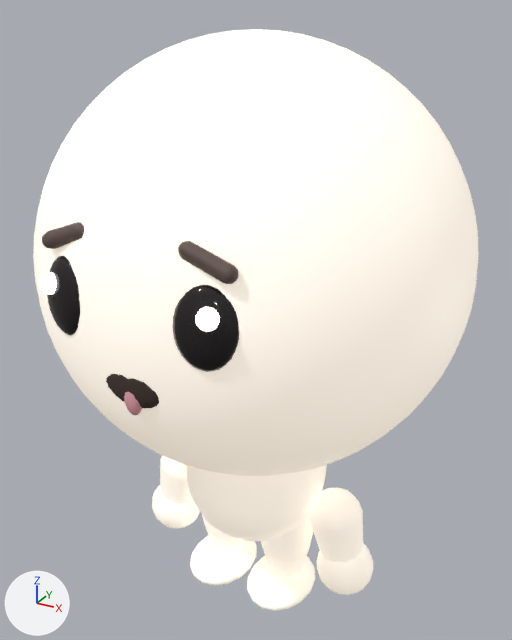
Two versions of the glTF model film-maker/project/media/meshes/sati.glb, one commit apart.
Before and after are seen from a 50 mm lens placed at (0.49, -0.892, 0.925), pointed at (-0.007, 0.013, 0.473). Every picture has the same lights, and +X, +Y and +Z are marked at lower left. The older version comes first. Where no turn or scale is listed for an object, it has been applied to the vertices. Vertices at exactly the same position are counted once.

The first picture shows 'arm_l', 'arm_r', 'body', 'brow_l', 'brow_r', 'eye_l', 'eye_r', 'foot_l', 'foot_r', 'forearm_l', 'forearm_r', 'leg_r', 'mouth_open', 'mouth_tongue', 'shine_l' and 4 more.
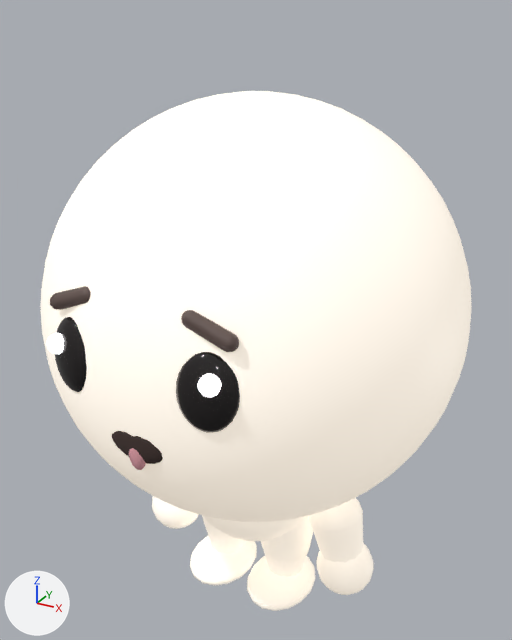
Location of each change, (x1, y1, x2, y2) in pixels of the pictures (512 x 640 px; the box of a moved part takes in the faces that stretch with it):
'body', reshaped (12% shorter)
    before: (33, 29, 478, 541)
    after: (40, 91, 471, 541)
'eye_r', moved
    before: (172, 285, 239, 372)
    after: (176, 352, 240, 433)
'eye_l', moved
    before: (47, 256, 80, 336)
    after: (55, 317, 87, 392)
'mouth_open', moved
    before: (106, 374, 159, 408)
    after: (112, 431, 163, 464)
'brow_l', moved
    before: (42, 222, 84, 249)
    after: (50, 286, 91, 310)
'shine_l', moved
    before: (39, 272, 57, 295)
    after: (47, 333, 64, 354)
'mouth_tongue', moved
    before: (124, 392, 142, 415)
    after: (129, 448, 146, 470)
part 1 of me_body, moved or reshaped
    before: (33, 29, 478, 476)
    after: (40, 91, 471, 522)

Edits to the bpy script that builds the scene:
```text
Change me_body:
    used by ob_body; location = (0.0, 0.0, 0.0)
    remove me_body.from_pydata(...)  # 1965 vertices, 3776 faces; spans x -0.32..0.32, y -0.32..0.32, z 0.08..0.9
    add me_body.from_pydata(...)  # 1965 vertices, 3776 faces; spans x -0.32..0.32, y -0.32..0.32, z 0.08..0.82
    me_body part 1: the loose piece of 1521 vertices spanning x -0.32..0.32, y -0.32..0.32, z 0.26..0.9 is moved by (0.0, 0.0, -0.08)
    other edits to the shape of me_body do not show in these pictures
Change ob_eye_l:
    ob_eye_l.location: (-0.1, -0.293, 0.603) -> (-0.1, -0.293, 0.523)
Change ob_shine_l:
    ob_shine_l.location: (-0.1, -0.293, 0.603) -> (-0.1, -0.293, 0.523)
Change ob_brow_l:
    ob_brow_l.location: (-0.1, -0.287, 0.678) -> (-0.1, -0.287, 0.598)
Change ob_eye_r:
    ob_eye_r.location: (0.1, -0.293, 0.603) -> (0.1, -0.293, 0.523)
Change ob_mouth_open:
    ob_mouth_open.location: (0.0, -0.302, 0.518) -> (0.0, -0.302, 0.438)
Change ob_mouth_tongue:
    ob_mouth_tongue.location: (0.0, -0.307, 0.495) -> (0.0, -0.307, 0.415)
```
